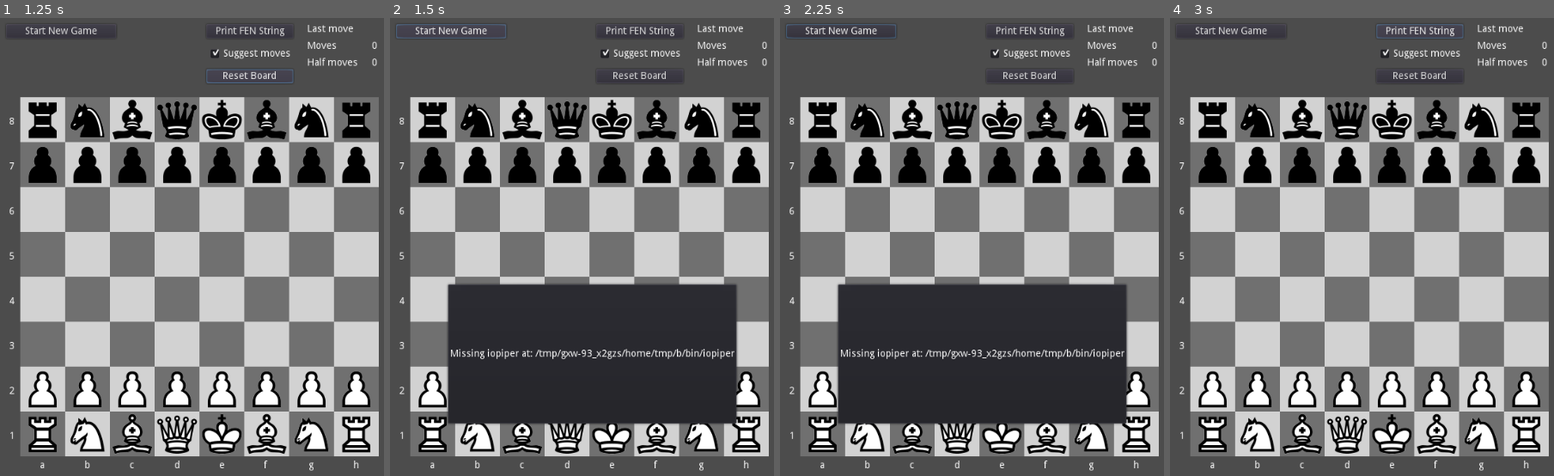
Above: before the commit, frames 1-4 (left to right).
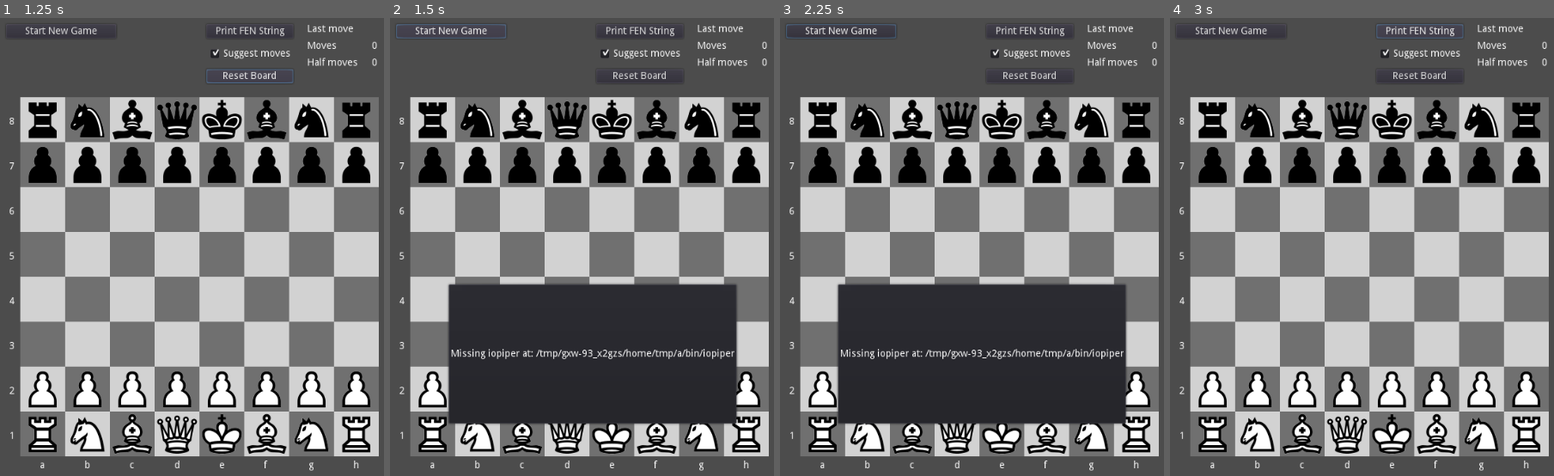
Above: after the commit, the same moments.

Repository: andrew-wilkes/godot-chess
Game: Godot game, scene res://Main.tscn
Same seed, same stepped clock (60 frames per second), same inputs: the game is played once before the commit and once after it.
Inputs:
- Up to frame 1 (1.25 s): click "Reset Board" at 0.5 s
- Up to frame 2 (1.5 s): click "Start New Game" at 1.25 s
- Up to frame 3 (2.25 s): click "Start New Game" at 2 s
- Up to frame 4 (3 s): click "Print FEN String" at 2.75 s

Frame 1 is identical in both runs. In frame 2, 0.6% of the frame differs, in the area x 14-76%, y 58-86%; in frame 3, 0.2%; in frame 4, nothing differs.

Commit message:
Start game from current setup status

Diff:
--- a/src/Main.gd
+++ b/src/Main.gd
@@ -5,7 +5,7 @@
 var engine
 var pid = 0
 var moves: PoolStringArray
-var fen = "test"
+var fen = ""
 var show_suggested_move = true
 
 enum { IDLE, CONNECTING, STARTING, PLAYER_TURN, ENGINE_TURN, PLAYER_WIN, ENGINE_WIN } # states
@@ -37,7 +37,7 @@
 					else:
 						alert(status.error)
 				NEW_GAME:
-					reset_board()
+					# Keep piece arrangement and move counts.
 					if engine.server_pid > 0:
 						engine.send_packet("ucinewgame")
 						engine.send_packet("isready")
@@ -69,11 +69,9 @@
 				MOVE:
 					ponder()
 					# msg should contain the player move
-					if fen == "":
-						engine.send_packet("position startpos moves " + msg)
-					else:
-						fen = board.get_fen("b")
-						engine.send_packet("position fen %s moves %s" % [fen, msg])
+					# engine.send_packet("position startpos moves " + msg)
+					fen = board.get_fen("b")
+					engine.send_packet("position fen %s moves %s" % [fen, msg])
 					show_last_move(msg)
 					engine.send_packet("go movetime 1000") # Let the engine evaluate moves for 1 second
 					state = ENGINE_TURN
@@ -296,13 +294,13 @@
 
 func reset_board():
 	if !board.cleared:
+		state = IDLE
+		board.clear_board()
+		board.setup_pieces()
 		board.halfmoves = 0
 		board.fullmoves = 0
 		show_last_move()
 		ponder()
-		state = IDLE
-		board.clear_board()
-		board.setup_pieces()
 		for node in $VBox/WhitePieces.get_children():
 			node.queue_free()
 		for node in $VBox/BlackPieces.get_children():
